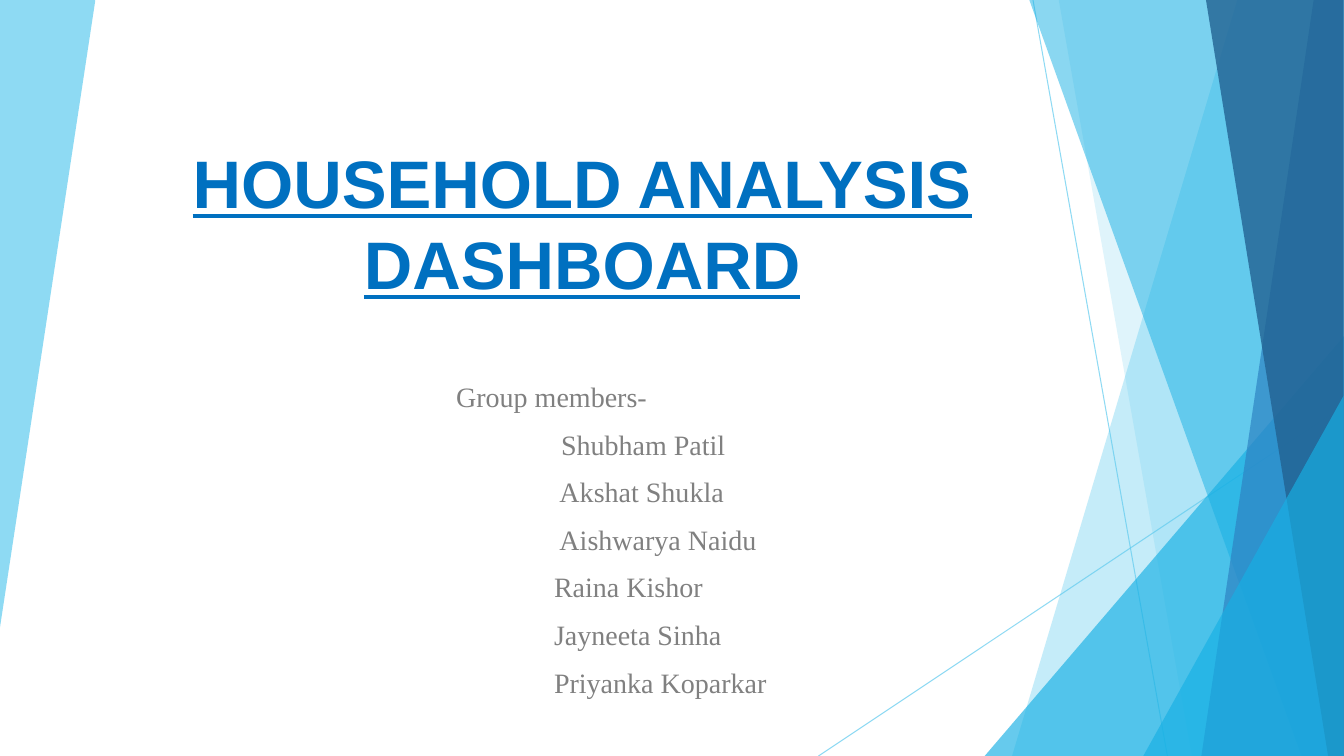
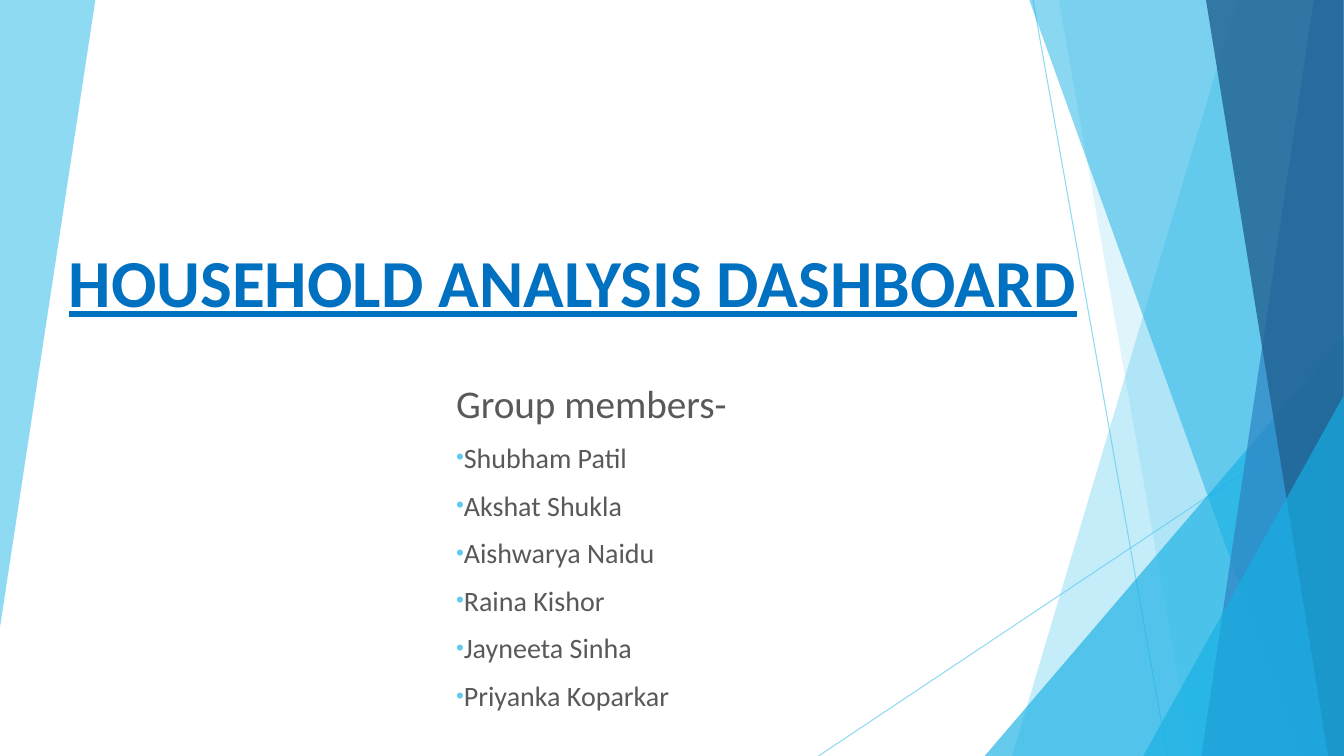
Before and after one commit to theshubhamp-zz/HAD, a slide deck: slide 1 of docs/HAD project.pptx. Drawn at 1344x756 pixels with LibreOffice and Linux fonts; fonts in the diff are those of the drawing. Boxes give left, top, right and bottom in pixels: in the first picture for what was removed or moved away, otherwise in the second. Text is boxed around its words. In the diff, an @@ line names an element or a change of style, - is before the commit and + after.

```diff
--- a/docs/HAD project.pptx
+++ b/docs/HAD project.pptx
@@ title "HOUSEHOLD ANALYSIS DASHBOARD": place and size @@
-title "HOUSEHOLD ANALYSIS DASHBOARD" at (193,161,971,299)
+title "HOUSEHOLD ANALYSIS DASHBOARD" at (69,263,1075,317)
@@ title "HOUSEHOLD ANALYSIS DASHBOARD" at (69,263,1075,317): font Arial to Calibri @@
@@ subtitle "Group members-" at (456,391,726,711): size 20 to 28 pt in "Group members-"; font Times New Roman to Calibri, text colour #808080 to #595959; alignment justified to left; bullet none to • @@
```
Also in this commit, not shown: 11 other slides changed, 5 slides added, 1 slide removed.
